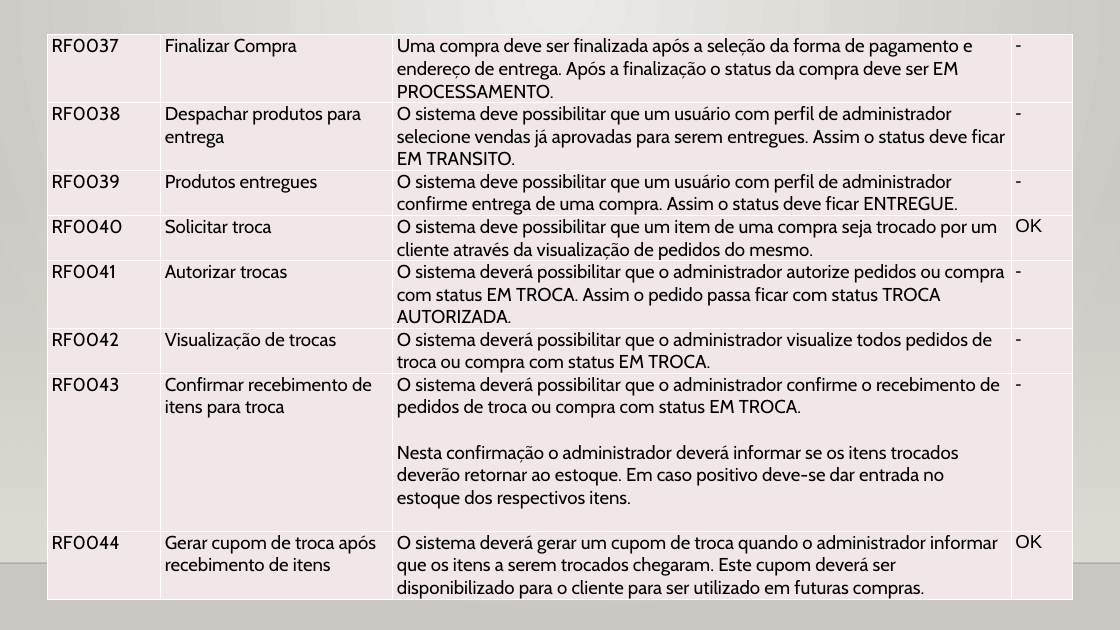
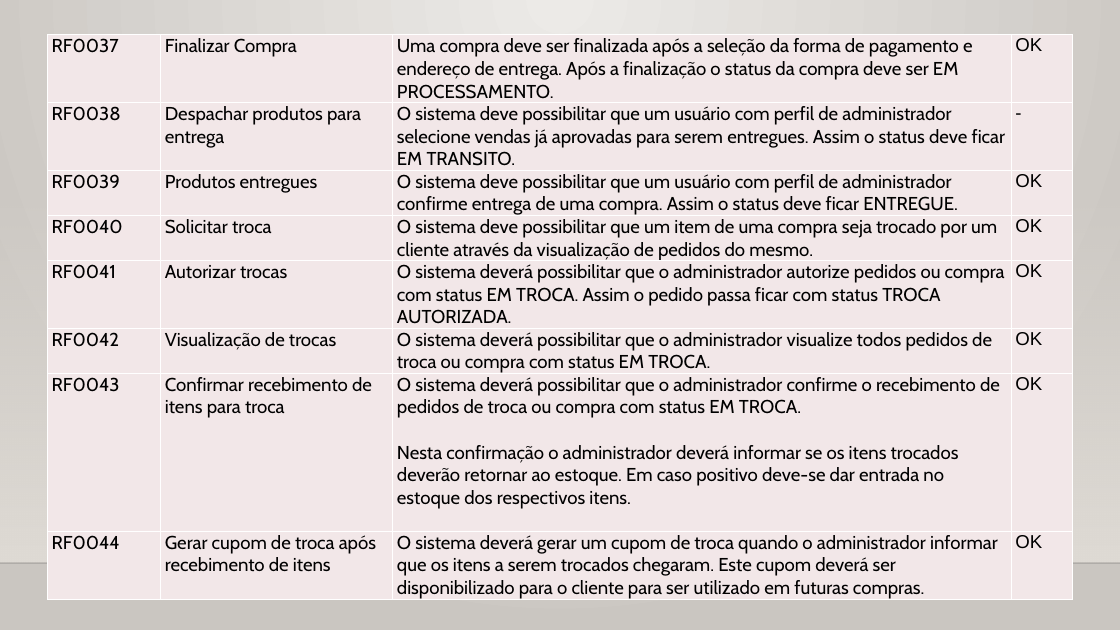
Before and after one commit to gabriellima09/DrinkIt, a slide deck: slide 5 of DrinkIt.WebApp/Artifacts/Documentação do projeto.pptx. Drawn at 1120x630 pixels with LibreOffice and Linux fonts; fonts in the diff are those of the drawing; background and template pictures are left out. Boxes give left, top, right and bottom in pixels: in the first picture for what was removed or moved away, otherwise in the second. Text is boxed around its words. In the diff, an @@ line names an element or a change of style, - is before the commit and + after.

```diff
--- a/DrinkIt.WebApp/Artifacts/Documentação do projeto.pptx
+++ b/DrinkIt.WebApp/Artifacts/Documentação do projeto.pptx
@@ table at (47,35,1072,603) @@
-row 1, column 4: -
+row 1, column 4: OK
-row 3, column 4: -
+row 3, column 4: OK
-row 5, column 4: -
+row 5, column 4: OK
-row 6, column 4: -
+row 6, column 4: OK
-row 7, column 4: -
+row 7, column 4: OK
```
Also in this commit, not shown: 8 other slides changed, 4 other files.
